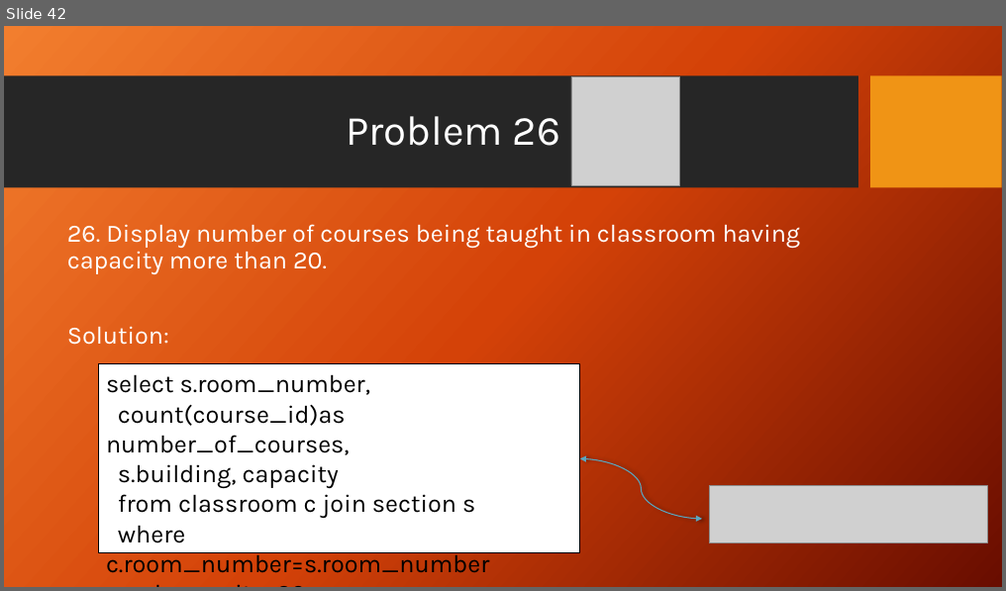
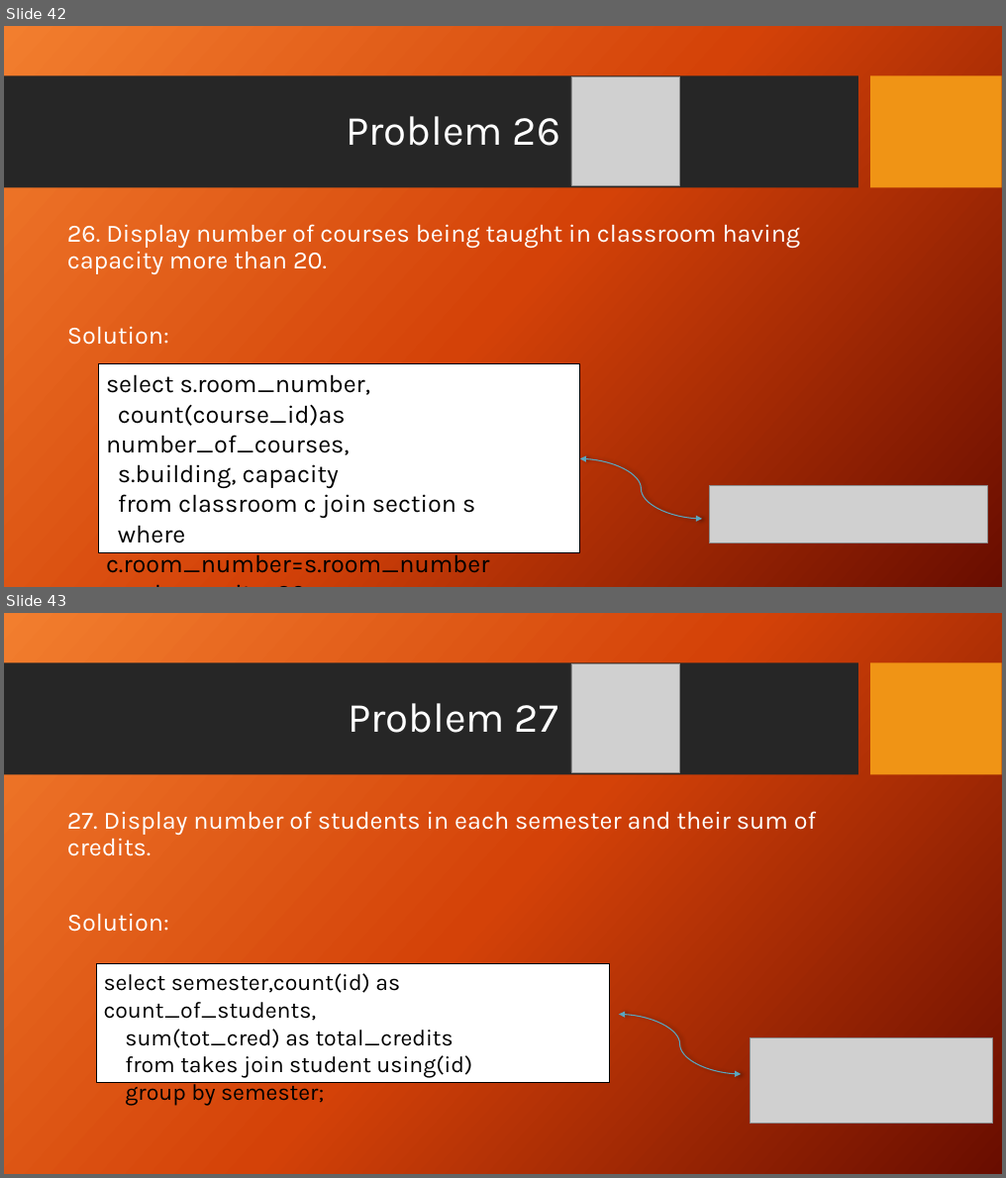
Before and after one commit to Antooo8/Antooo8, a slide deck: University Case study.pptx. Shown one above the other, each under a label of ours: slide 42 before the commit, slides 42 and 43 after it. The pictures are 1006x591 and 1006x1178 pixels, drawn with LibreOffice and Linux fonts; fonts in the diff are those of the drawing; grey boxes stand for pictures; background and template pictures are left out. Boxes give left, top, right and bottom in pixels: in the first picture for what was removed or moved away, otherwise in the second. Text is boxed around its words. In the diff, an @@ line names an element or a change of style, - is before the commit and + after.

```diff
--- a/University Case study.pptx
+++ b/University Case study.pptx
@@ slide 43 added at (x1=4, y1=613, x2=1002, y2=1174), background picture (left out); not listed: 2 template elements that a slide beside it also shows @@
@@ picture added at (x1=571, y1=663, x2=680, y2=772) @@
@@ title added at (x1=348, y1=703, x2=558, y2=733), 40 pt, text #FFFFFF @@
+Problem 27
@@ text added at (x1=67, y1=811, x2=816, y2=932), 24 pt, text #FFFFFF @@
+27. Display number of students in each semester and their sum of credits.
+Solution:
@@ rectangle added at (x1=96, y1=964, x2=609, y2=1082), fill #FFFFFF, outline #000000 1 pt, 22 pt, text #000000 @@
+select semester,count(id) as count_of_students,
+sum(tot_cred) as total_credits
+from takes join student using(id)
+group by semester;
@@ curved double arrow added from (619, 1014) to (741, 1074), #5AA6C0 1 pt @@
@@ picture added at (x1=749, y1=1039, x2=993, y2=1124) @@
```
Also in this commit, not shown: 1 slide changed, 4 other slides added.
